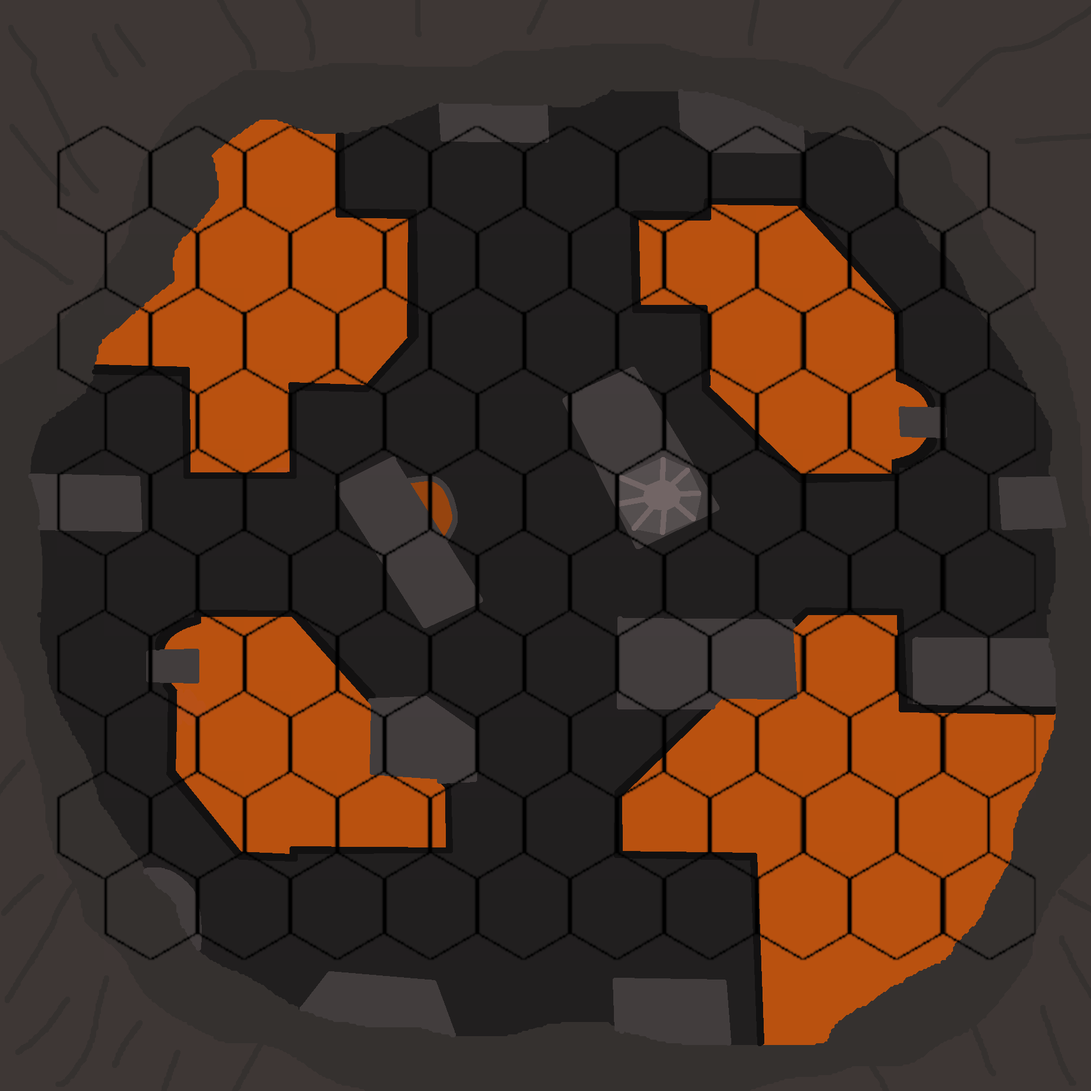
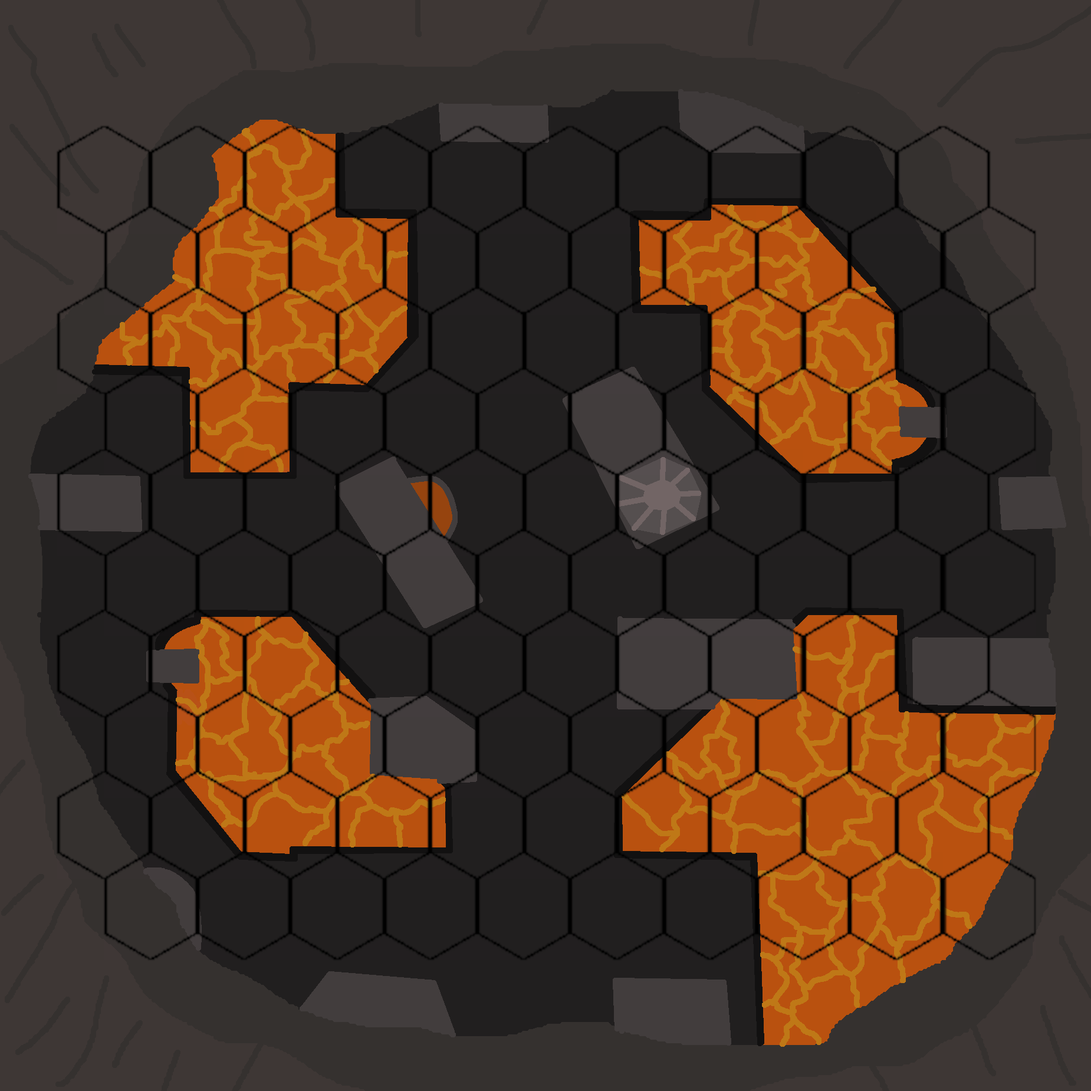
The second 1091x1091 image is a revision of the first. Changes to its layers:
painted on "ColourMap" over 119, 128, 1042, 1048
